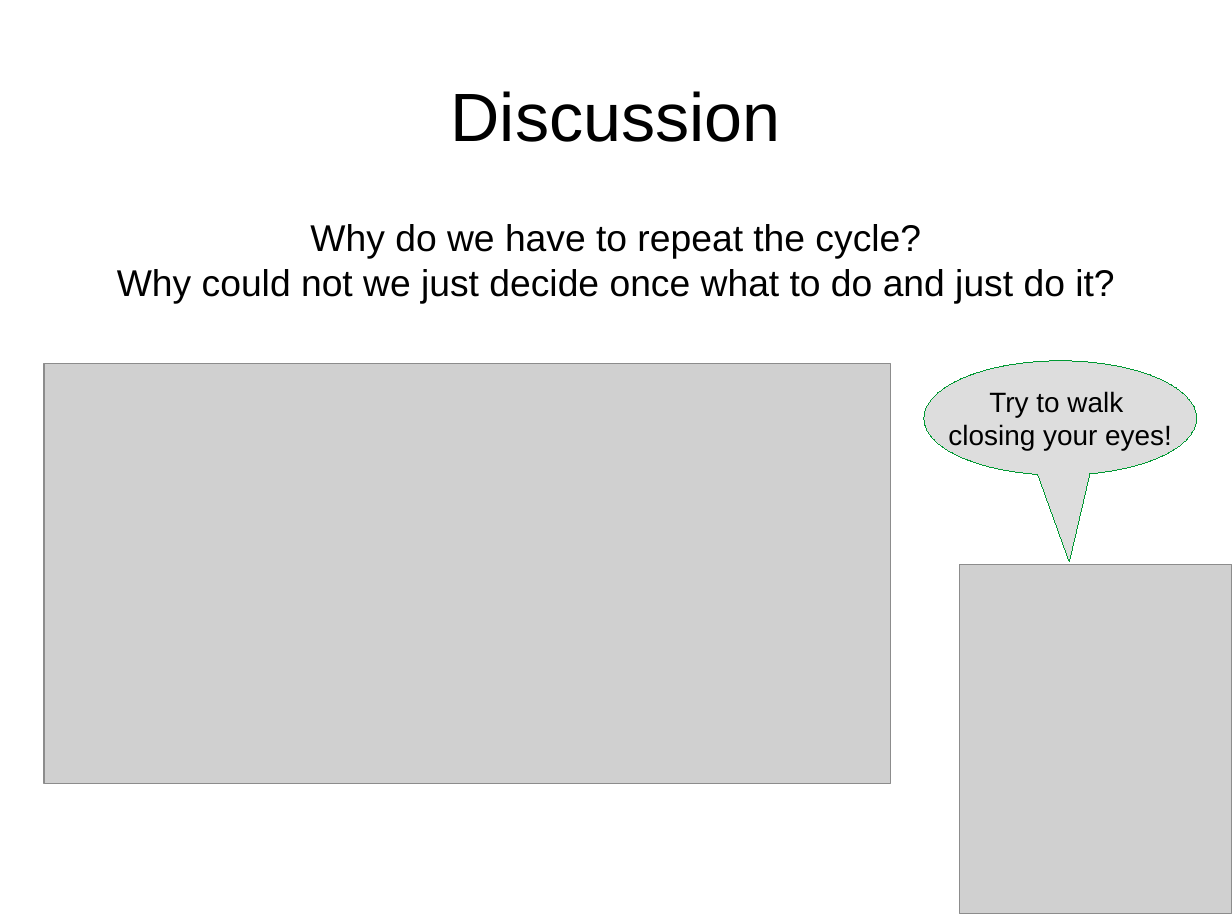
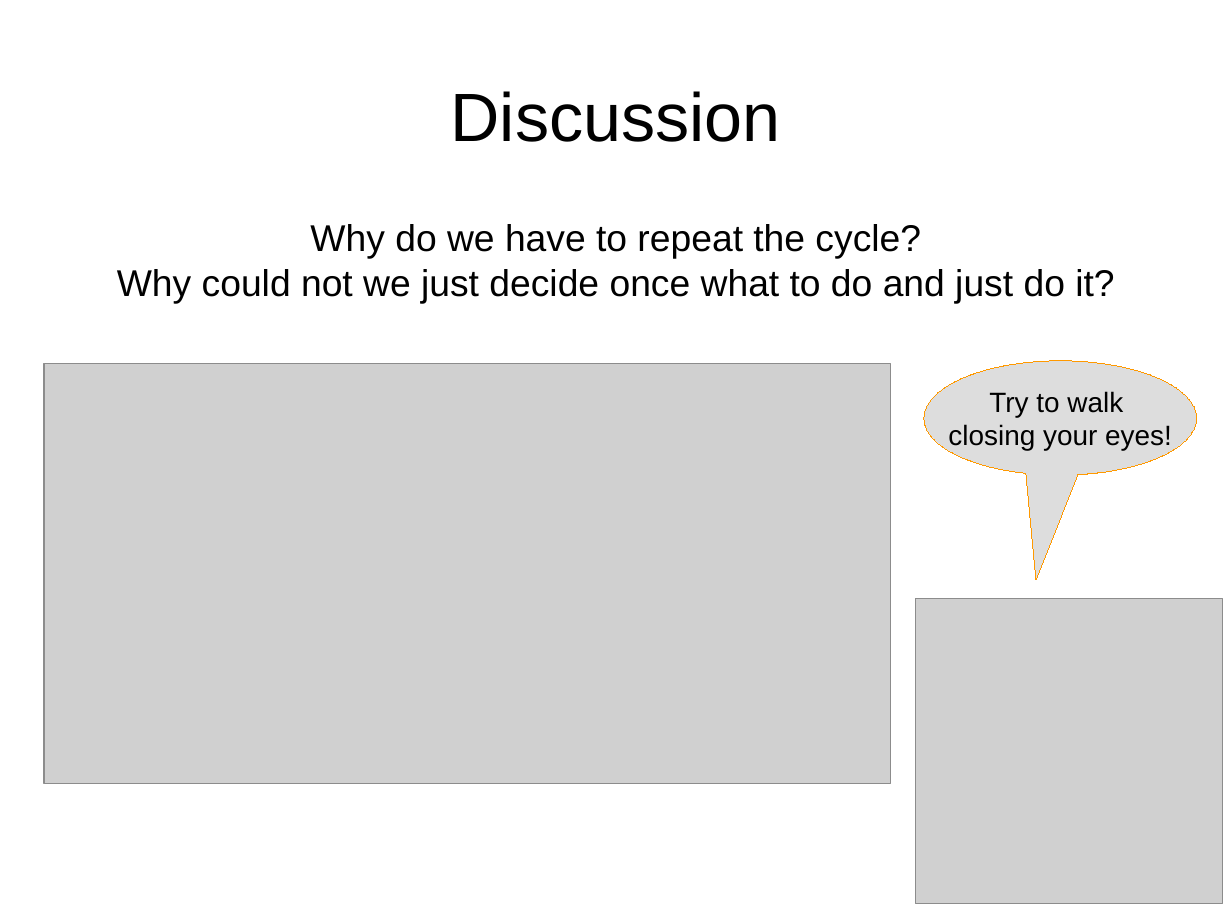
Before and after one commit to maivincent/MISE_presentations, a slide deck: slide 11 of 3_Autonomous_Mobile_Robots.odp. Drawn at 1232x924 pixels with LibreOffice and Linux fonts; fonts in the diff are those of the drawing; grey boxes stand for pictures. Boxes give left, top, right and bottom in pixels: in the first picture for what was removed or moved away, otherwise in the second. Text is boxed around its words. In the diff, an @@ line names an element or a change of style, - is before the commit and + after.

```diff
--- a/3_Autonomous_Mobile_Robots.odp
+++ b/3_Autonomous_Mobile_Robots.odp
@@ speech bubble "Try to walk closing your ..." at (925, 361, 1197, 475): outline #009933 0 pt to #FF9900 0 pt; proportions changed @@
@@ picture: place and size @@
-picture at (959, 565, 1232, 913)
+picture at (916, 598, 1223, 903)
```
Also in this commit, not shown: 3 other slides changed, 5 other files.
